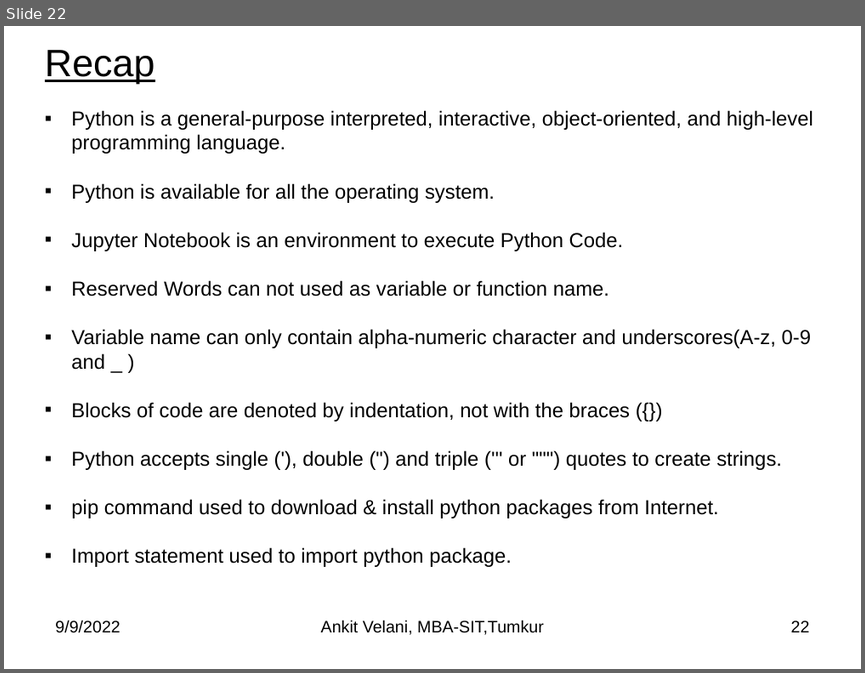
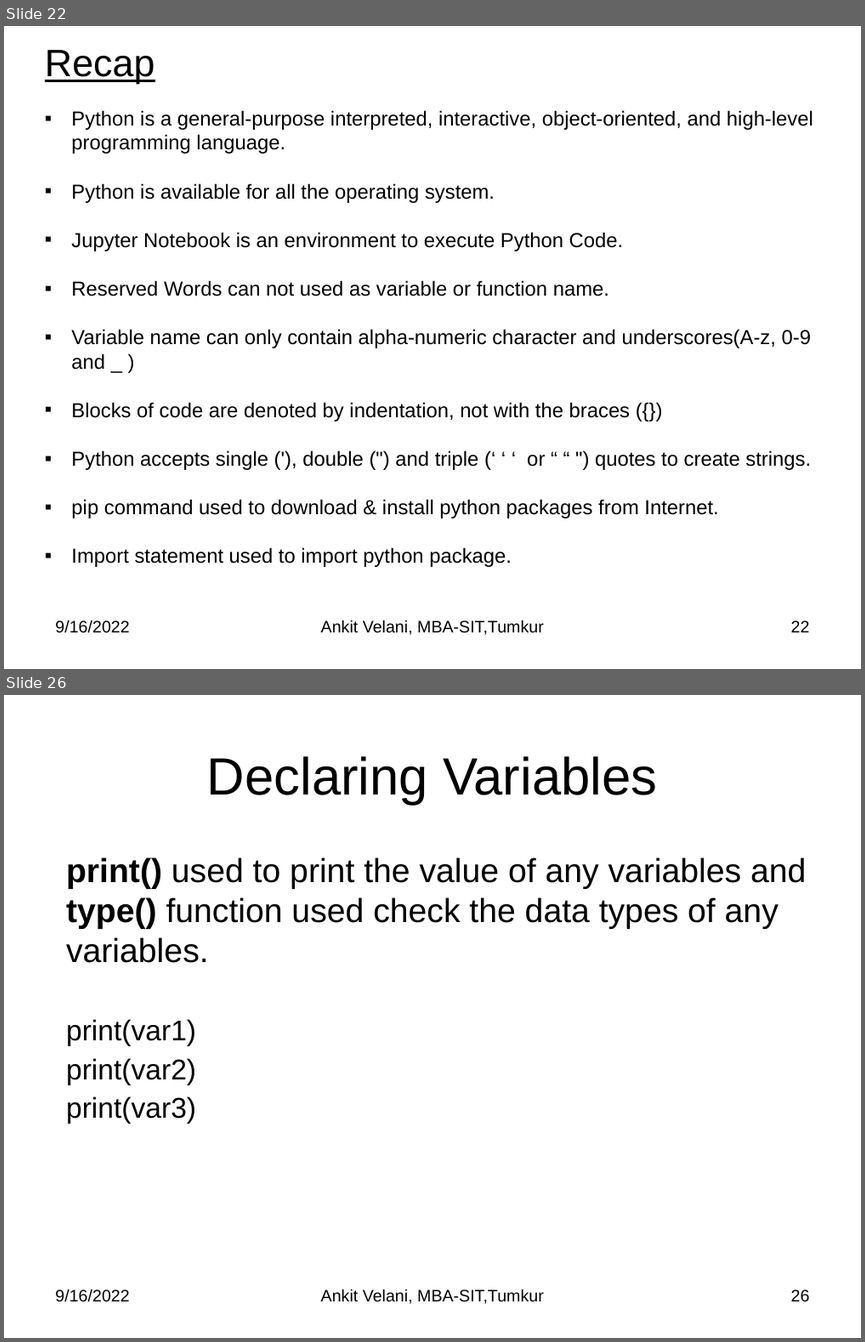
Before and after one commit to sitmbadept/sitmbadept.github.io, a slide deck: BDTM/Python/Unit-4-Python-Programming.pptx. Shown one above the other, each under a label of ours: slide 22 before the commit, slides 22 and 26 after it; the slides between them are not shown. The pictures are 865x673 and 865x1342 pixels, drawn with LibreOffice and Linux fonts; fonts in the diff are those of the drawing. Boxes give left, top, right and bottom in pixels: in the first picture for what was removed or moved away, otherwise in the second. Text is boxed around its words. In the diff, an @@ line names an element or a change of style, - is before the commit and + after.

```diff
--- a/BDTM/Python/Unit-4-Python-Programming.pptx
+++ b/BDTM/Python/Unit-4-Python-Programming.pptx
@@ slide 26 added at (4, 695, 861, 1338), background #FFFFFF @@
@@ title added at (207, 756, 657, 805), 44 pt, text #000000 @@
+Declaring Variables
@@ text added at (66, 857, 806, 1123), 28 pt, text #000000 @@
+print() used to print the value of any variables and type() function used check the data types of any variables.
+print(var1)
+print(var2)
+print(var3)
@@ text added at (55, 1288, 129, 1302), 14 pt, text #000000 @@
+9/16/2022
@@ text added at (321, 1288, 544, 1304), 14 pt, text #000000 @@
+Ankit Velani, MBA-SIT,Tumkur
@@ page number added at (791, 1289, 810, 1302), 14 pt, text #000000 @@
+26
@@ slide 22 changed as well @@
@@ text at (71, 450, 811, 470): text changed @@
-▪ Python accepts single ('), double (") and triple (''' or """) quotes to create strings.
+▪ Python accepts single ('), double (") and triple (‘ ‘ ‘ or “ “ ") quotes to create strings.
@@ text at (55, 619, 129, 633): text changed @@
-9/9/2022
+9/16/2022
```
Also in this commit, not shown: 20 other slides changed, 41 other slides added, 1 other file.
